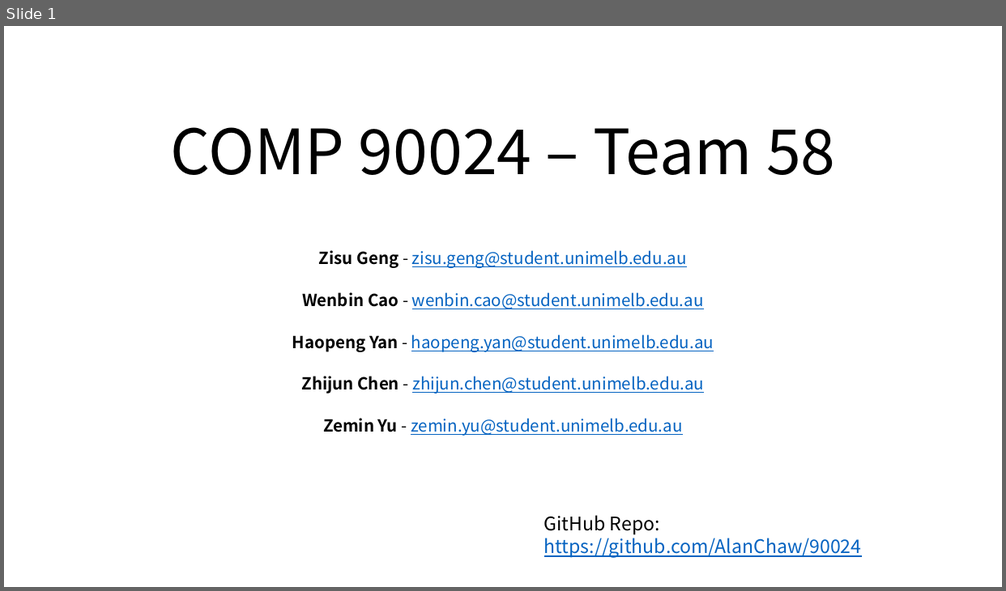
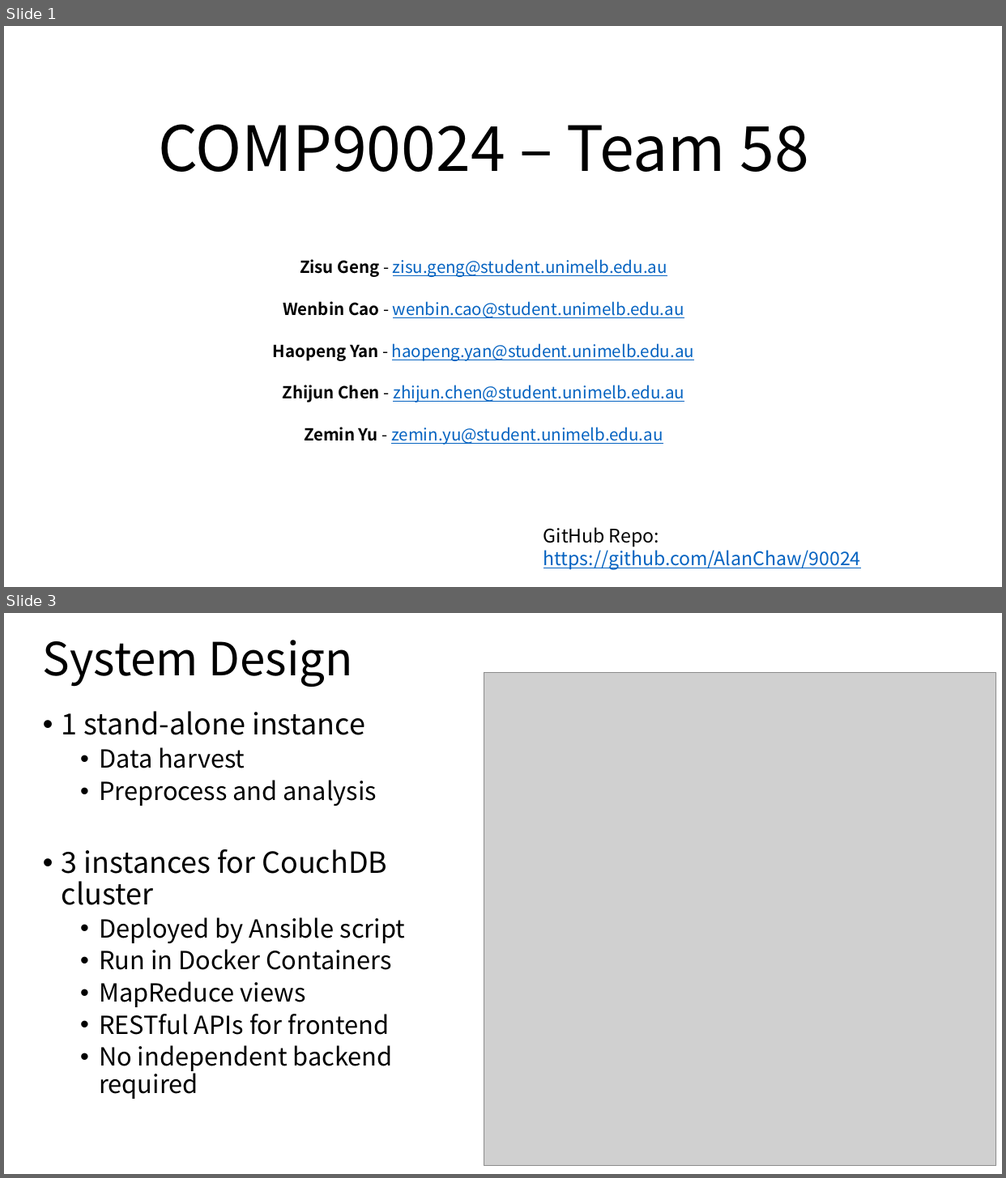
Before and after one commit to AlanChaw/Seven_Sins, a slide deck: presentation.pptx. Shown one above the other, each under a label of ours: slide 1 before the commit, slides 1 and 3 after it; the slides between them are not shown. The pictures are 1006x591 and 1006x1178 pixels, drawn with LibreOffice and Linux fonts; fonts in the diff are those of the drawing; grey boxes stand for pictures. Boxes give left, top, right and bottom in pixels: in the first picture for what was removed or moved away, otherwise in the second. Text is boxed around its words. In the diff, an @@ line names an element or a change of style, - is before the commit and + after.

```diff
--- a/presentation.pptx
+++ b/presentation.pptx
@@ slide 3 added at [4,613,1002,1174], background #FFFFFF @@
@@ text added at [43,640,353,687], 44 pt, text #000000 @@
+System Design
@@ picture added at [484,673,996,1166] @@
@@ text added at [62,711,406,1099], 24 pt, text #000000 @@
+• 1 stand-alone instance
+  • Data harvest
+  • Preprocess and analysis
+• 3 instances for CouchDB cluster
+  • Deployed by Ansible script
+  • Run in Docker Containers
+  • MapReduce views
+  • RESTful APIs for frontend
+  • No independent backend required
@@ slide 1 changed as well @@
@@ title at [158,124,809,172]: spaces changed @@
-COMP 90024 – Team 58
+COMP90024 – Team 58
@@ subtitle "Zisu Geng - zisu.geng@student.unimelb.edu.au Wenbin ...": place and size @@
-subtitle "Zisu Geng - zisu.geng@student.unimelb.edu.au Wenbin ..." at [292,250,714,436]
+subtitle "Zisu Geng - zisu.geng@student.unimelb.edu.au Wenbin ..." at [273,259,694,445]
@@ text "GitHub Repo: https://github.com/AlanChaw/90024": place and size @@
-text "GitHub Repo: https://github.com/AlanChaw/90024" at [544,515,862,558]
+text "GitHub Repo: https://github.com/AlanChaw/90024" at [543,527,861,570]
```
Also in this commit, not shown: 1 other slide added, 2 slides removed, 1 other file.
